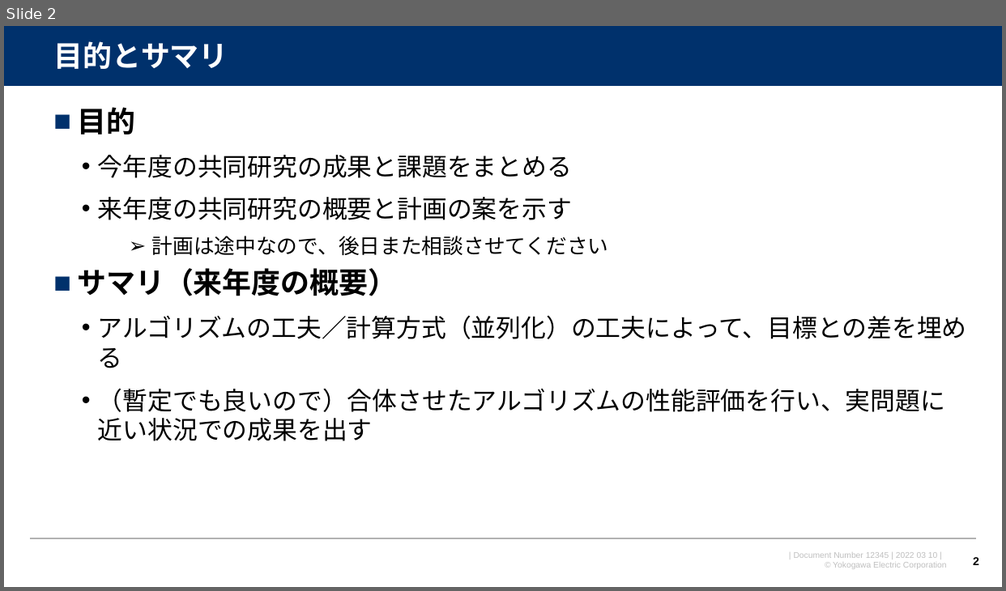
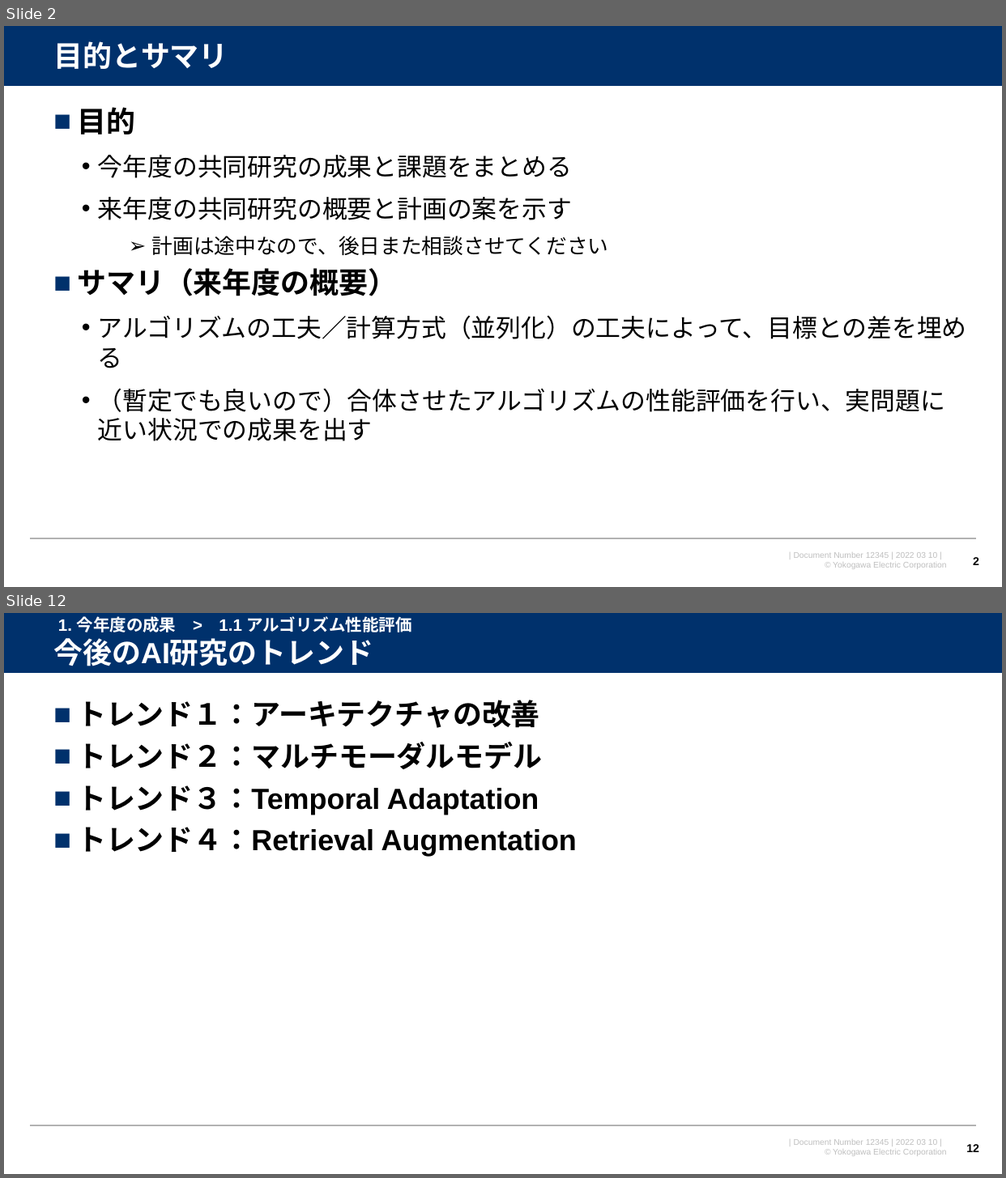
Before and after one commit to watarukumagai-git/opt, a slide deck: MMW/220310_MMW_kumagai_rev.0.pptx. Shown one above the other, each under a label of ours: slide 2 before the commit, slides 2 and 12 after it; the slides between them are not shown. The pictures are 1006x591 and 1006x1178 pixels, drawn with LibreOffice and Linux fonts; fonts in the diff are those of the drawing; background and template pictures are left out. Boxes give left, top, right and bottom in pixels: in the first picture for what was removed or moved away, otherwise in the second. Text is boxed around its words. In the diff, an @@ line names an element or a change of style, - is before the commit and + after.

```diff
--- a/MMW/220310_MMW_kumagai_rev.0.pptx
+++ b/MMW/220310_MMW_kumagai_rev.0.pptx
@@ slide 12 added at bbox=[4, 613, 1002, 1174], background #FFFFFF; not listed: 4 template elements that a slide beside it also shows @@
@@ text added at bbox=[58, 616, 412, 632], 16 pt, text #FFFFFF, bold @@
+1. 今年度の成果 > 1.1 アルゴリズム性能評価
@@ title added at bbox=[53, 638, 373, 666], 28 pt, text #FFFFFF, bold @@
+今後のAI研究のトレンド
@@ text added at bbox=[77, 700, 577, 856], 28 pt, text #000000, bold @@
+■ トレンド１：アーキテクチャの改善
+■ トレンド２：マルチモーダルモデル
+■ トレンド３：Temporal Adaptation
+■ トレンド４：Retrieval Augmentation
@@ page number added at bbox=[966, 1144, 979, 1152], 11 pt, text #000000, bold @@
+12
```
Also in this commit, not shown: 6 slides changed, 9 other slides added, 12 slides removed.
